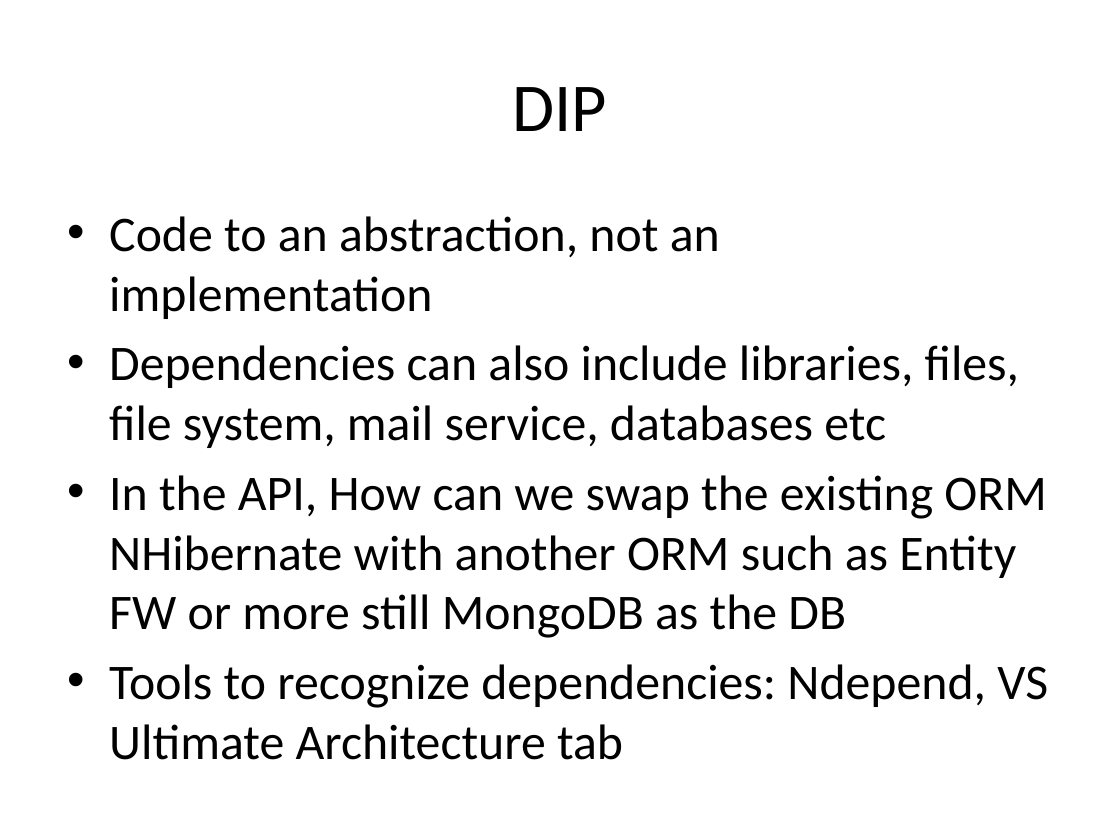
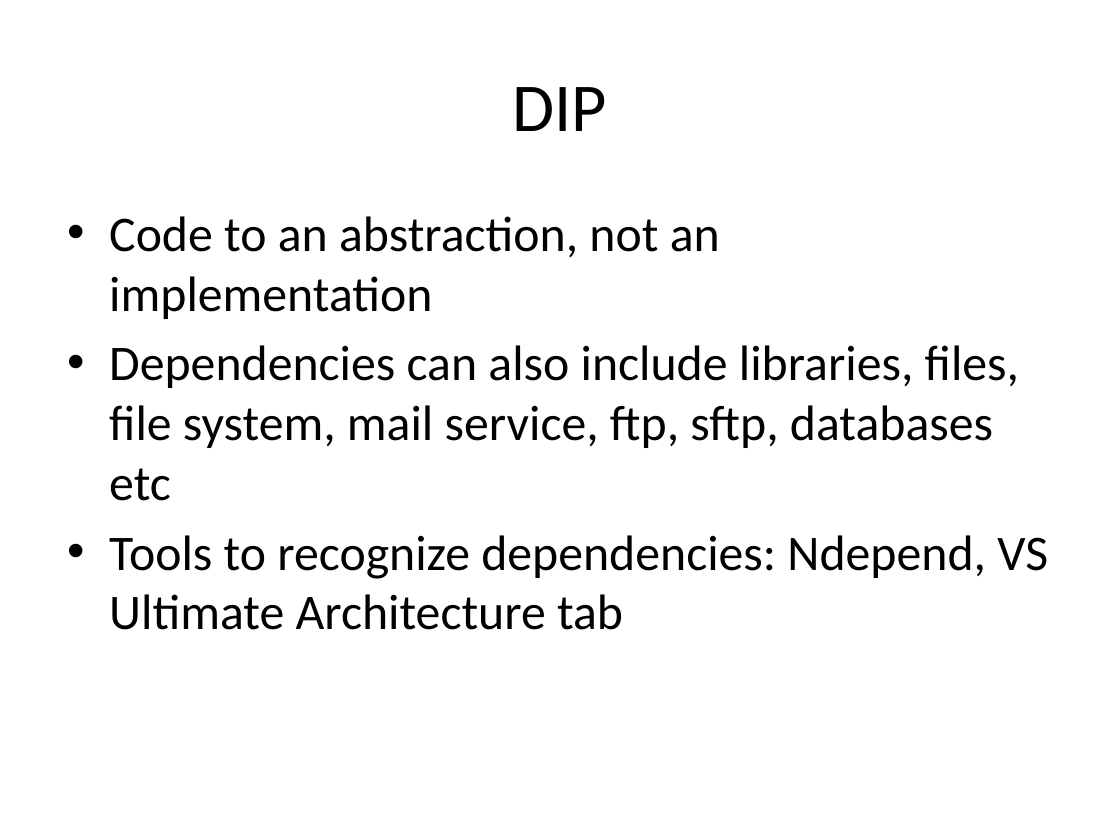
Before and after one commit to sameeri/solid, a slide deck: slide 74 of SOLID Principles of OOD v2.pptx (slide 64 before the commit). Drawn at 1120x840 pixels with LibreOffice and Linux fonts; fonts in the diff are those of the drawing. Boxes give left, top, right and bottom in pixels: in the first picture for what was removed or moved away, otherwise in the second. Text is boxed around its words. In the diff, an @@ line names an element or a change of style, - is before the commit and + after.

```diff
--- a/SOLID Principles of OOD v2.pptx
+++ b/SOLID Principles of OOD v2.pptx
@@ text at (x1=109, y1=345, x2=1019, y2=501): text changed @@
-• Dependencies can also include libraries, files, file system, mail service, databases etc
-• In the API, How can we swap the existing ORM NHibernate with another ORM such as Entity FW or more still MongoDB as the DB
+• Dependencies can also include libraries, files, file system, mail service, ftp, sftp, databases etc
```
Also in this commit, not shown: 6 other slides changed, 10 slides added.
